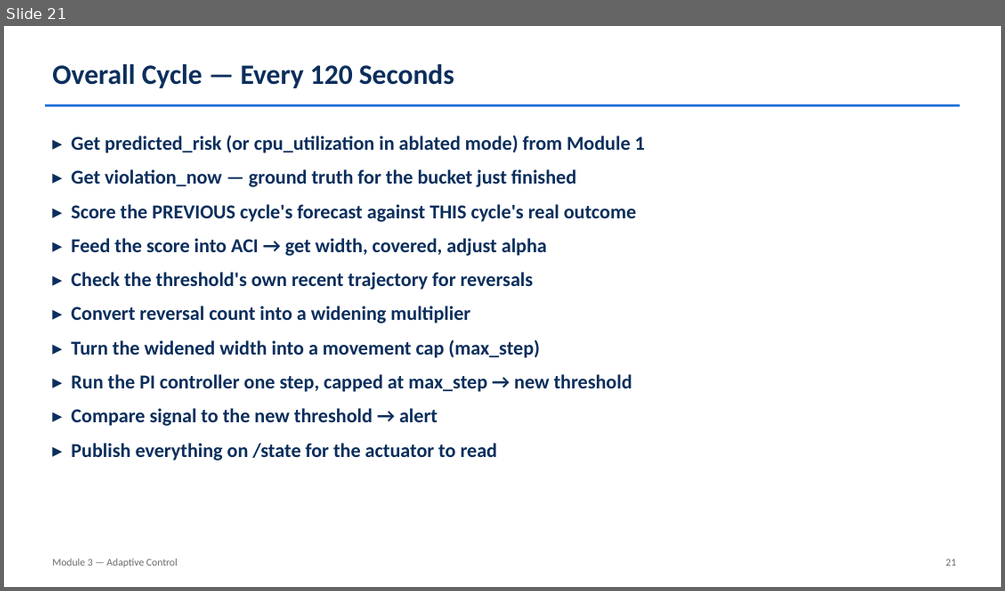
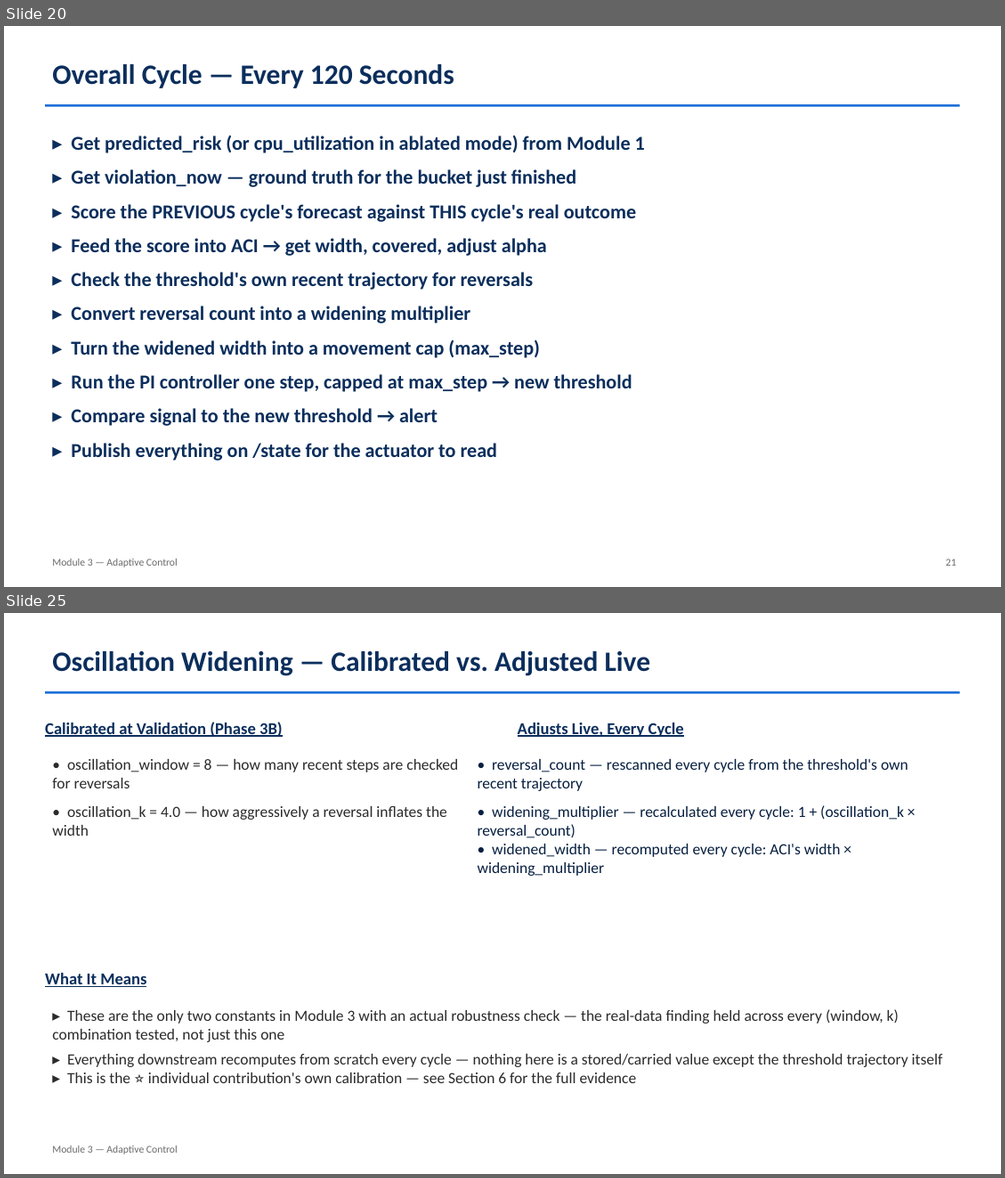
Before and after one commit to HarithaRandunu/Final_Year_Project_2026, a slide deck: docs/Module3_Actuator_Slides.pptx. Shown one above the other, each under a label of ours: slide 21 before the commit, slides 20 and 25 after it; the slides between them are not shown. The pictures are 1005x591 and 1005x1178 pixels, drawn with LibreOffice and Linux fonts; fonts in the diff are those of the drawing. Boxes give left, top, right and bottom in pixels: in the first picture for what was removed or moved away, otherwise in the second. Text is boxed around its words. In the diff, an @@ line names an element or a change of style, - is before the commit and + after.

Commit message:
Refactor and enhance live cluster components
- Updated CPU utilization handling in Module 1 and Module 3 to use 0-1 fractions instead of 0-100 percentages, improving model accuracy.
- Introduced a demo load generator script to better tune load testing parameters without affecting existing ablation trials.
- Increased PROBES_PER_BUCKET from 8 to 24 in Module 1 to enhance data granularity.
- Adjusted resource limits in teastore.yaml to prevent OOMKilled errors during high load scenarios, raising memory limits to 4608Mi.
- Improved documentation in the web application, clarifying the roles and interactions of the actuator and modules.
- Added detailed explanations in the data pipeline page to enhance understanding of the feature engineering process.
- Updated architecture diagram to accurately represent the interaction between Kubernetes and Module 2, emphasizing the priority scoring mechanism.

```diff
--- a/docs/Module3_Actuator_Slides.pptx
+++ b/docs/Module3_Actuator_Slides.pptx
@@ slide 25 added at (4,613,1001,1174), background #FFFFFF @@
@@ text added at (52,651,650,676), 27 pt, text #0B2E5C, bold @@
+Oscillation Widening — Calibrated vs. Adjusted Live
@@ rectangle added at (45,691,960,694), fill #1E6FD9 @@
@@ text added at (45,722,283,737), 16 pt, text #0B2E5C, bold, underline @@
+Calibrated at Validation (Phase 3B)
@@ text added at (518,722,684,737), 16 pt, text #0B2E5C, bold, underline @@
+Adjusts Live, Every Cycle
@@ text added at (52,759,458,835), 15 pt, text #2B2B2B @@
+• oscillation_window = 8 — how many recent steps are checked for reversals
+• oscillation_k = 4.0 — how aggressively a reversal inflates the width
@@ text added at (477,759,908,876), 15 pt, text #071F40 @@
+• reversal_count — rescanned every cycle from the threshold's own recent trajectory
+• widening_multiplier — recalculated every cycle: 1 + (oscillation_k × reversal_count)
+• widened_width — recomputed every cycle: ACI's width × widening_multiplier
@@ text added at (45,973,146,987), 16 pt, text #0B2E5C, bold, underline @@
+What It Means
@@ text added at (52,1009,943,1083), 15 pt, text #2B2B2B @@
+▸ These are the only two constants in Module 3 with an actual robustness check — the real-data finding held across every (window, k) combination tested, not just this one
+▸ Everything downstream recomputes from scratch every cycle — nothing here is a stored/carried value except the threshold trajectory itself
+▸ This is the ⭐ individual contribution's own calibration — see Section 6 for the full evidence
@@ text added at (52,1145,178,1154), 10 pt, text #6B6B6B @@
+Module 3 — Adaptive Control
@@ what was slide 21 is now slide 20 @@
```
Also in this commit, not shown: 12 slides changed, 3 other slides added, 1 slide removed, 12 other files.
